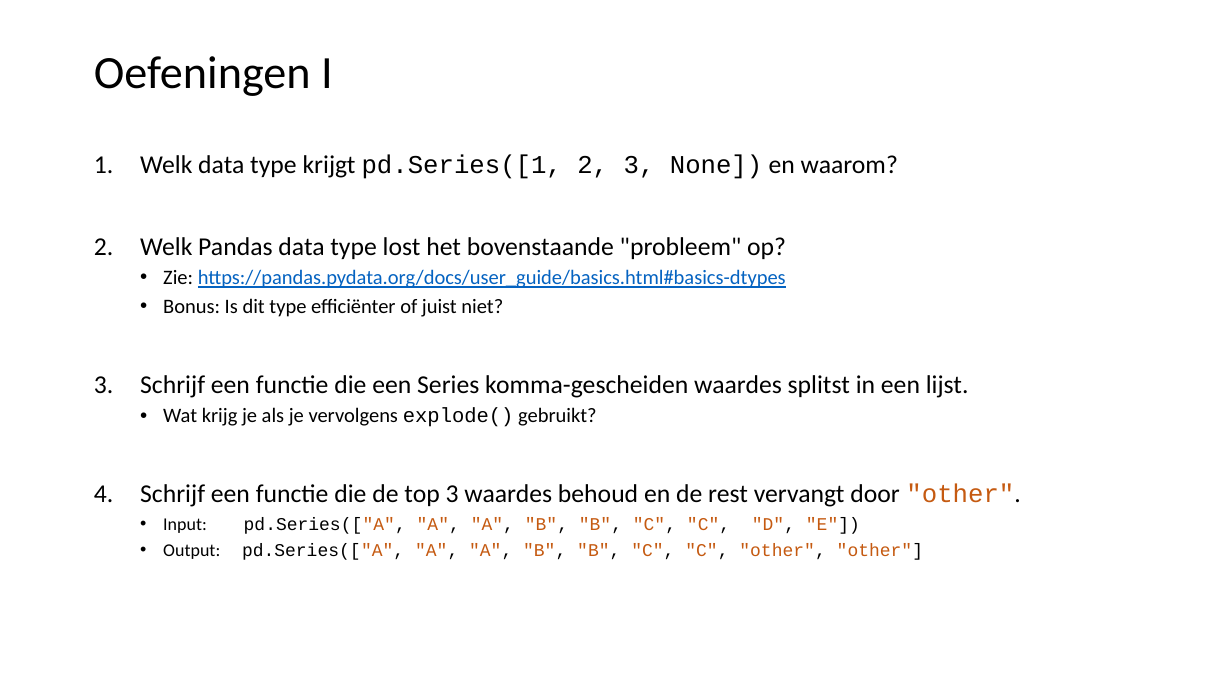
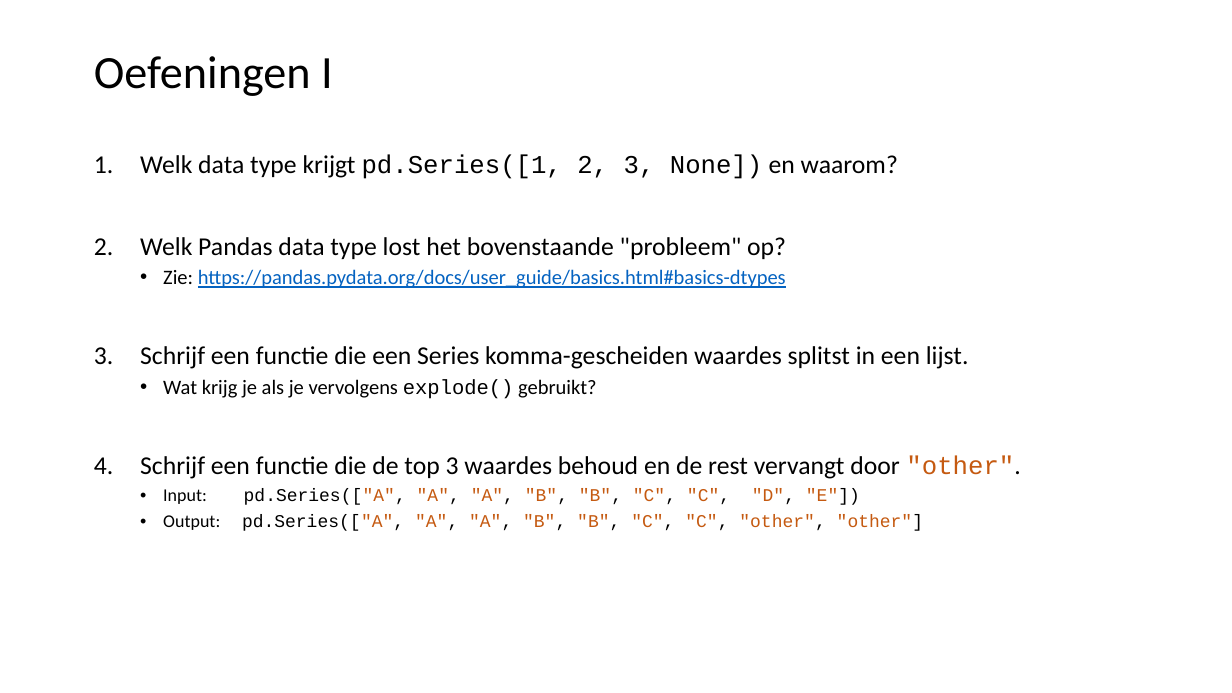
Before and after one commit to LFKoning/knowledge-sharing, a slide deck: slide 8 of python_trainees/3_pandas_plotting/python_traineeship_3.pptx. Drawn at 1232x693 pixels with LibreOffice and Linux fonts; fonts in the diff are those of the drawing. Boxes give left, top, right and bottom in pixels: in the first picture for what was removed or moved away, otherwise in the second. Text is boxed around its words. In the diff, an @@ line names an element or a change of style, - is before the commit and + after.

```diff
--- a/python_trainees/3_pandas_plotting/python_traineeship_3.pptx
+++ b/python_trainees/3_pandas_plotting/python_traineeship_3.pptx
@@ text at (163, 298, 503, 317): paragraph removed @@
-  • Bonus: Is dit type efficiënter of juist niet?
```
Also in this commit, not shown: 8 other slides changed, 6 other files.
